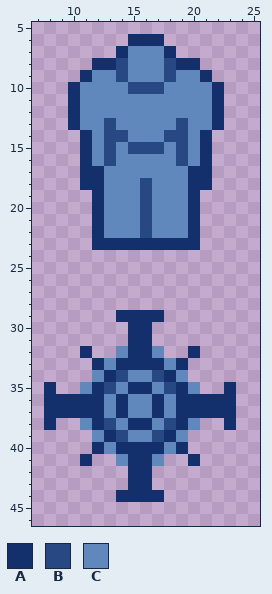
Pixel-art sprite -- Resources/ITEMS/BOMBARD/MarineMarker_FloorOb.png. This is how it looked before the edit.
The file is 32x48 pixels. Shown: x 7..25, y 5..46.
Palette (. is transparent): A #14306c  B #284884  C #6088bc
Pixels before, first column x 8:
 6 .......AAA......
 7 ......ACCCA.....
 8 ....AABCCCBAA...
 9 ...ACCBCCCBCCA..
10 ..ACCCCBBBCCCCA.
11 ..ACCCCCCCCCCCA.
12 ..ACCCCCCCCCCCA.
13 ..ACCBCCCCCBCCA.
14 ...ACBBCCCBBCA..
15 ...ACBCBBBCBCA..
16 ...ACBCCCCCBCA..
17 ...AACCCCCCCAA..
18 ...AACCCBCCCAA..
19 ....ACCCBCCCA...
20 ....ACCCBCCCA...
21 ....ACCCBCCCA...
22 ....ACCCBCCCA...
23 ....AAAAAAAAA...
24 ................
25 ................
26 ................
27 ................
28 ................
29 ......AAAA......
30 .......AA.......
31 .......AA.......
32 ...A..CAAC..A...
33 ....ACAAAACA....
34 ....CABCCBAC....
35 A..CABCAACBAC..A
36 AAAAACACCACAAAAA
37 AAAAACACCACAAAAA
38 A..CABCAACBAC..A
39 ....CABCCBAC....
40 ....ACAAAACA....
41 ...A..CAAC..A...
42 .......AA.......
43 .......AA.......
44 ......AAAA......
New version:
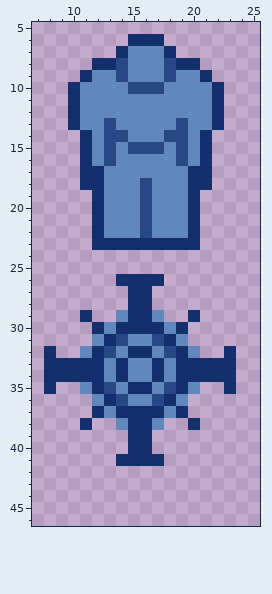
Change:
Changed rows in their new state; - is an unchanged pixel.
first column x 8:
26 ------AAAA------
27 -------AA-------
28 -------AA-------
29 ---A--C--C--A---
30 ----ACA--ACA----
31 ----CABCCBAC----
32 A--CAB----BAC--A
33 AAAA---CC---AAAA
34 AAAAACA--ACAAAAA
36 ....CAB--BAC....
37 ....---AA---....
38 .--A..----..A--.
39 ----...AA...----
40 ----...--...----
41 ---.--A--A--.---
42 -------..-------
43 -------..-------
44 ------....------
